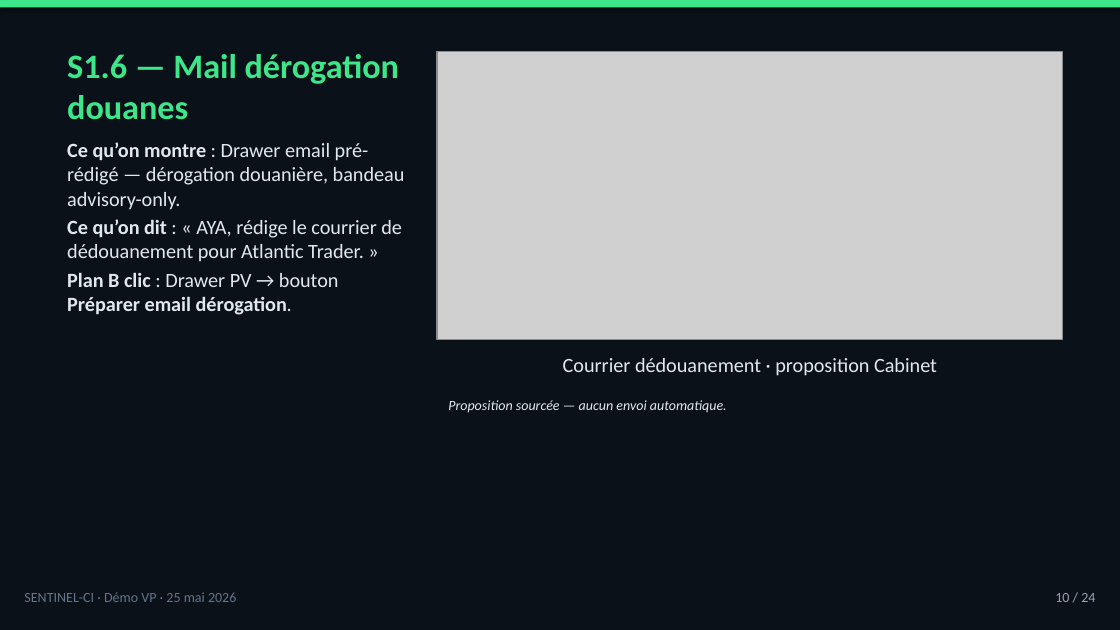
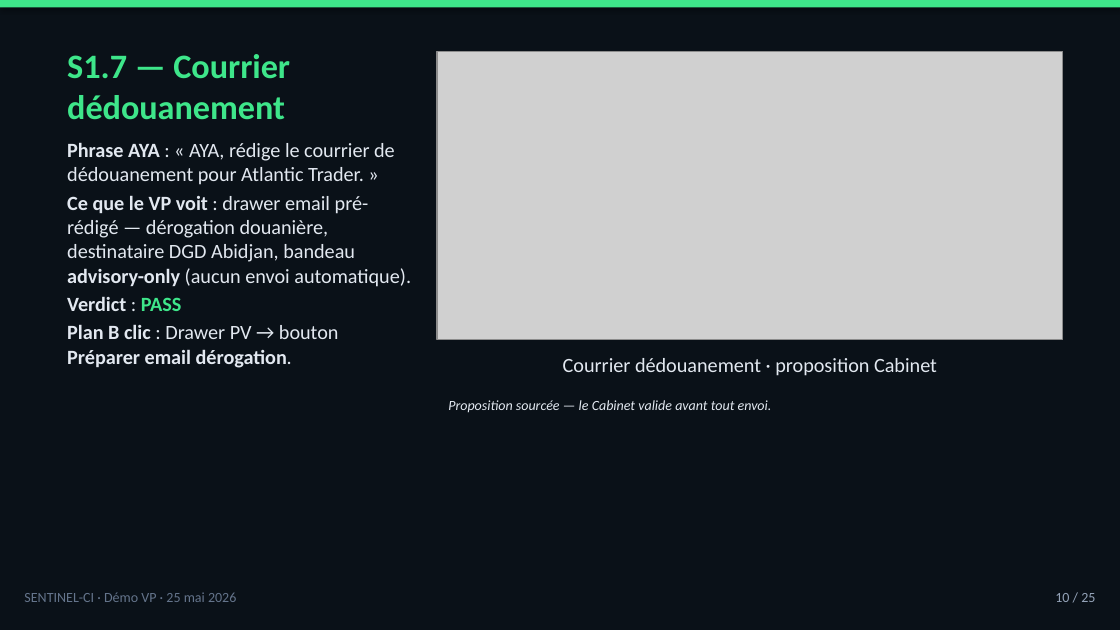
Before and after one commit to tishacian/hyusai, a slide deck: slide 10 of docs/sentinel-ci-demo-presenter-deck-2026-05-25.pptx. Drawn at 1120x630 pixels with LibreOffice and Linux fonts; fonts in the diff are those of the drawing; grey boxes stand for pictures. Boxes give left, top, right and bottom in pixels: in the first picture for what was removed or moved away, otherwise in the second. Text is boxed around its words. In the diff, an @@ line names an element or a change of style, - is before the commit and + after.

```diff
--- a/docs/sentinel-ci-demo-presenter-deck-2026-05-25.pptx
+++ b/docs/sentinel-ci-demo-presenter-deck-2026-05-25.pptx
@@ title at <box>67,54,290,120</box>: text changed @@
-S1.6 — Mail dérogation douanes
+S1.7 — Courrier dédouanement
@@ text at <box>67,142,411,311</box>: text changed @@
-Ce qu’on montre : Drawer email pré-rédigé — dérogation douanière, bandeau advisory-only.
-Ce qu’on dit : « AYA, rédige le courrier de dédouanement pour Atlantic Trader. »
+Phrase AYA : « AYA, rédige le courrier de dédouanement pour Atlantic Trader. »
+Ce que le VP voit : drawer email pré-rédigé — dérogation douanière, destinataire DGD Abidjan, bandeau advisory-only (aucun envoi automatique).
+Verdict : PASS
@@ text at <box>448,400,772,413</box>: text changed @@
-Proposition sourcée — aucun envoi automatique.
+Proposition sourcée — le Cabinet valide avant tout envoi.
@@ text at <box>1055,593,1095,602</box>: text changed @@
-10 / 24
+10 / 25
```
Also in this commit, not shown: 20 other slides changed, 3 slides added, 2 slides removed, 2 other files.
